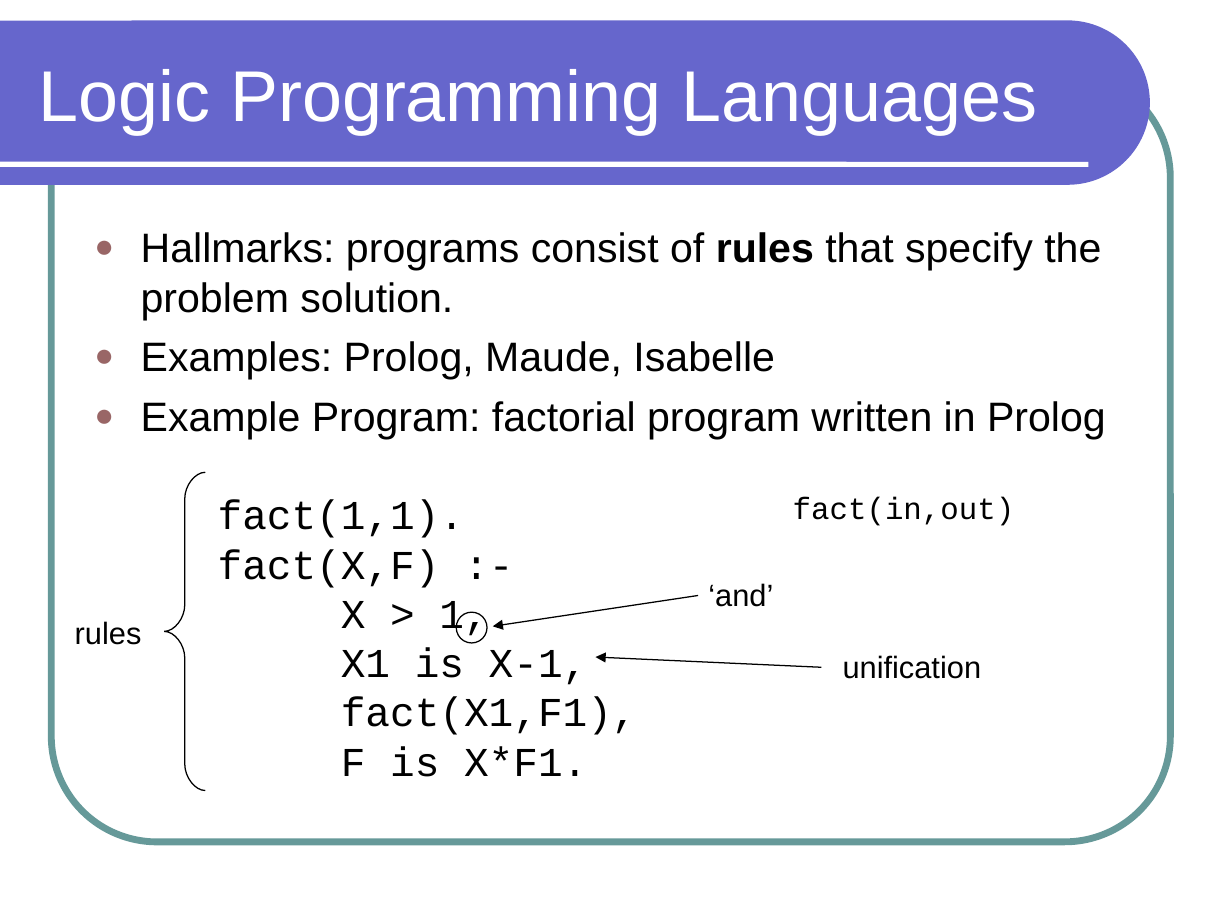
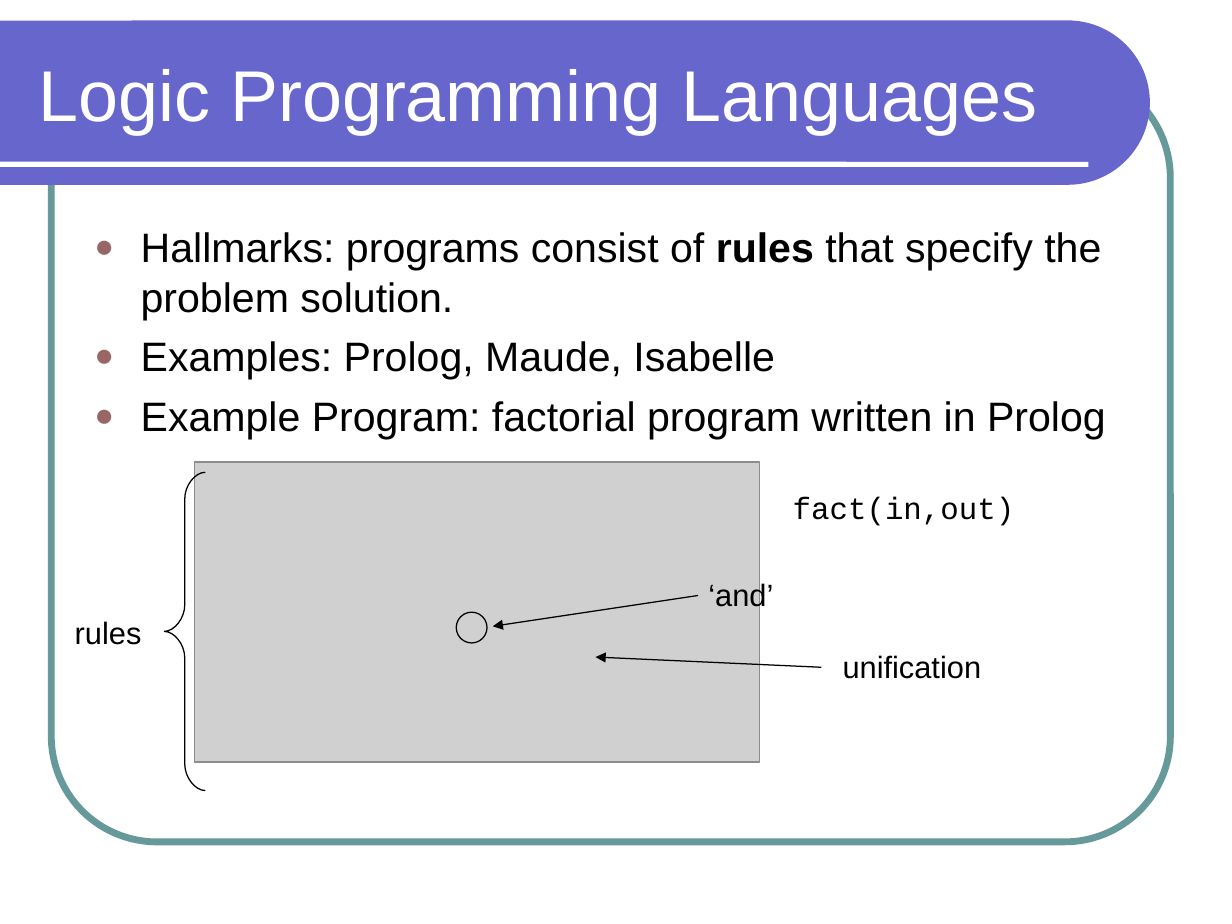
Before and after one commit to lutzhamel/CSC301, a slide deck: slide 13 of notes/csc301-ln001.ppt. Drawn at 1232x924 pixels with LibreOffice and Linux fonts; fonts in the diff are those of the drawing; grey boxes stand for pictures. Boxes give left, top, right and bottom in pixels: in the first picture for what was removed or moved away, otherwise in the second. Text is boxed around its words. In the diff, an @@ line names an element or a change of style, - is before the commit and + after.

```diff
--- a/notes/csc301-ln001.ppt
+++ b/notes/csc301-ln001.ppt
@@ text at <box>141,401,1106,439</box>: text changed; font Courier New to Arial @@
-● Example Program: factorial program written in Prolog
-  fact(1,1).
-  fact(X,F) :-
-  X > 1,
-  X1 is X-1,
-  fact(X1,F1),
-  F is X*F1.
+● Example Program: factorial program written in Prolog
@@ picture added at <box>195,462,760,763</box> @@
```
Also in this commit, not shown: 4 other slides changed, 3 slides added, 3 slides removed, 2 other files.
